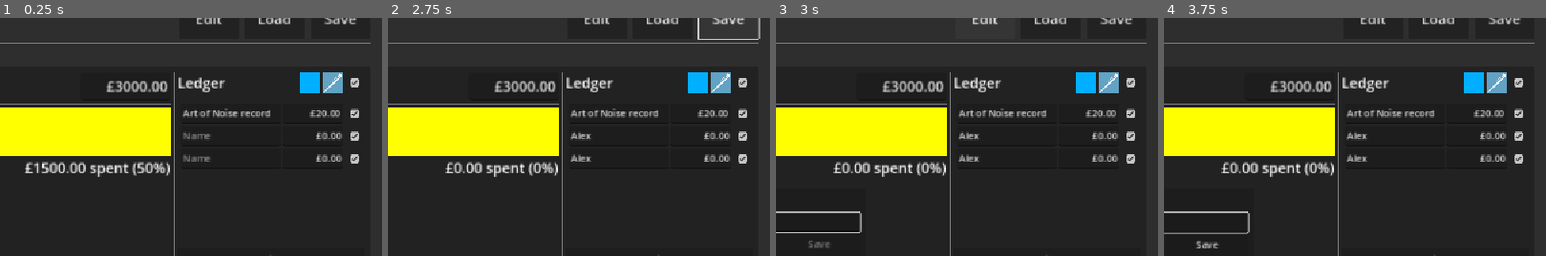
Above: before the commit, frames 1-4 (left to right).
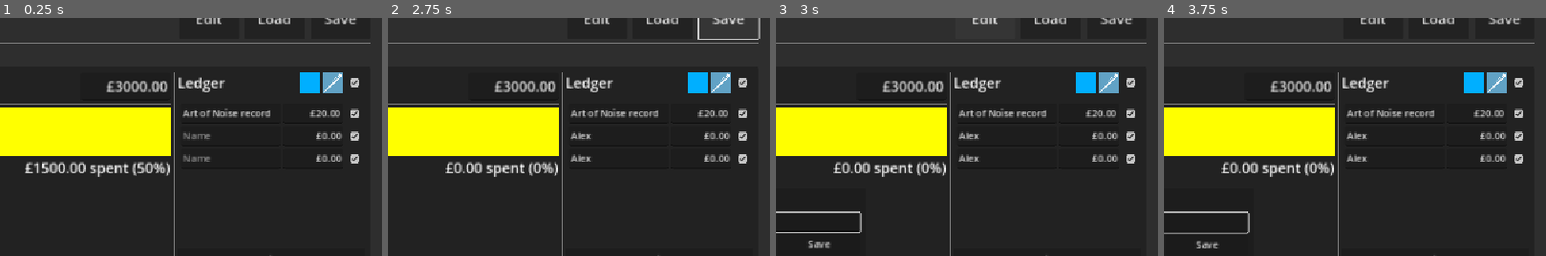
Above: after the commit, the same moments.

Repository: phrasmotica/budget-visualiser
Game: Godot game, scene res://app.tscn
Same seed, same stepped clock (60 frames per second), same inputs: the game is played once before the commit and once after it.
Inputs (mouse positions are % of the whole screen's width and height, from its top left):
- Up to frame 1 (0.25 s): no input
- Up to frame 2 (2.75 s): click (80, 31) at 0.52 s; type "Alex" at 0.6 s; click (80, 36) at 0.75 s; type "Alex" at 0.83 s; click (80, 73) at 0.98 s; type "Alex" at 1.07 s; click (80, 78) at 1.27 s; type "Alex" at 1.35 s; click "Save" at 2 s
- Up to frame 3 (3 s): click "Edit" at 2.75 s
- Up to frame 4 (3.75 s): click (50, 49) at 3.52 s; type "Alex" at 3.6 s
The pictures show only the part of the screen within x 50-100%, y 7-57%; the shares and areas given below are measured in that part.

Frames 1-2 are identical in both runs. In frame 3, 0.1% of the frame differs, in the area x 8-14%, y 93-97%; in frame 4, nothing differs.

Commit message:
Create scene containing buttons for confirming or cancelling a modal. Use it in the rename modal scene

Diff:
--- /dev/null
+++ b/scenes/modal_buttons.tscn
@@ -0,0 +1,22 @@
+[gd_scene load_steps=2 format=3 uid="uid://cjvhfudnkbtgy"]
+
+[ext_resource type="Script" path="res://scripts/modal_buttons.gd" id="1_vfjdk"]
+
+[node name="ModalButtons" type="HBoxContainer"]
+custom_minimum_size = Vector2(200, 0)
+script = ExtResource("1_vfjdk")
+confirm_text = "Confirm"
+
+[node name="CancelButton" type="Button" parent="."]
+layout_mode = 2
+size_flags_horizontal = 3
+text = "Cancel"
+
+[node name="ConfirmButton" type="Button" parent="."]
+unique_name_in_owner = true
+layout_mode = 2
+size_flags_horizontal = 3
+text = "Confirm"
+
+[connection signal="pressed" from="CancelButton" to="." method="_on_cancel_button_pressed"]
+[connection signal="pressed" from="ConfirmButton" to="." method="_on_confirm_button_pressed"]
--- a/scenes/rename_modal.tscn
+++ b/scenes/rename_modal.tscn
@@ -1,7 +1,8 @@
-[gd_scene load_steps=3 format=3 uid="uid://dgdeqr1qdbinj"]
+[gd_scene load_steps=4 format=3 uid="uid://dgdeqr1qdbinj"]
 
 [ext_resource type="Script" path="res://scripts/rename_modal.gd" id="1_3xtd5"]
 [ext_resource type="Theme" uid="uid://gho3l34xmwce" path="res://themes/theme_default.tres" id="1_hwphd"]
+[ext_resource type="PackedScene" uid="uid://cjvhfudnkbtgy" path="res://scenes/modal_buttons.tscn" id="3_ru3v1"]
 
 [node name="RenameModal" type="PanelContainer"]
 custom_minimum_size = Vector2(300, 0)
@@ -24,22 +25,13 @@
 unique_name_in_owner = true
 layout_mode = 2
 
-[node name="HBoxContainer" type="HBoxContainer" parent="MarginContainer/VBoxContainer"]
-layout_mode = 2
-
-[node name="CancelButton" type="Button" parent="MarginContainer/VBoxContainer/HBoxContainer"]
-layout_mode = 2
-size_flags_horizontal = 3
-text = "Cancel"
-
-[node name="SaveButton" type="Button" parent="MarginContainer/VBoxContainer/HBoxContainer"]
+[node name="ModalButtons" parent="MarginContainer/VBoxContainer" instance=ExtResource("3_ru3v1")]
 unique_name_in_owner = true
 layout_mode = 2
-size_flags_horizontal = 3
-text = "Save"
+confirm_text = "Save"
 
 [connection signal="visibility_changed" from="." to="." method="_on_visibility_changed"]
 [connection signal="text_changed" from="MarginContainer/VBoxContainer/NameEdit" to="." method="_on_name_edit_text_changed"]
 [connection signal="text_submitted" from="MarginContainer/VBoxContainer/NameEdit" to="." method="_on_name_edit_text_submitted"]
-[connection signal="pressed" from="MarginContainer/VBoxContainer/HBoxContainer/CancelButton" to="." method="_on_cancel_button_pressed"]
-[connection signal="pressed" from="MarginContainer/VBoxContainer/HBoxContainer/SaveButton" to="." method="_on_save_button_pressed"]
+[connection signal="cancelled" from="MarginContainer/VBoxContainer/ModalButtons" to="." method="_on_modal_buttons_cancelled"]
+[connection signal="confirmed" from="MarginContainer/VBoxContainer/ModalButtons" to="." method="_on_modal_buttons_confirmed"]
--- /dev/null
+++ b/scripts/modal_buttons.gd
@@ -0,0 +1,36 @@
+@tool
+class_name ModalButtons extends HBoxContainer
+
+@export
+var confirm_text := "Save":
+	set(value):
+		confirm_text = value
+
+		refresh()
+
+@export
+var confirm_disabled := false:
+	set(value):
+		confirm_disabled = value
+
+		refresh()
+
+@onready
+var confirm_button: Button = %ConfirmButton
+
+signal cancelled
+signal confirmed
+
+func _ready():
+	refresh()
+
+func refresh():
+	if confirm_button:
+		confirm_button.text = confirm_text
+		confirm_button.disabled = confirm_disabled
+
+func _on_cancel_button_pressed() -> void:
+	cancelled.emit()
+
+func _on_confirm_button_pressed() -> void:
+	confirmed.emit()
--- a/scripts/rename_modal.gd
+++ b/scripts/rename_modal.gd
@@ -4,15 +4,12 @@
 var name_edit: LineEdit = %NameEdit
 
 @onready
-var save_button: Button = %SaveButton
+var modal_buttons: ModalButtons = %ModalButtons
 
 var _text_internal := ""
 
 signal name_submitted(new_name: String)
 signal modal_hidden
-
-func _ready():
-	refresh()
 
 func _process(_delta: float) -> void:
 	if Engine.is_editor_hint():
@@ -33,8 +30,8 @@
 	name_submitted.emit(new_name)
 
 func refresh():
-	if save_button:
-		save_button.disabled = len(_text_internal) <= 0
+	if modal_buttons:
+		modal_buttons.confirm_disabled = _text_internal.length() <= 0
 
 func inject(budget: Budget):
 	if name_edit:
@@ -48,10 +45,10 @@
 func _on_name_edit_text_submitted(new_text: String) -> void:
 	submit(new_text)
 
-func _on_cancel_button_pressed() -> void:
+func _on_modal_buttons_cancelled() -> void:
 	modal_hidden.emit()
 
-func _on_save_button_pressed() -> void:
+func _on_modal_buttons_confirmed() -> void:
 	submit(name_edit.text)
 
 func _on_visibility_changed() -> void:
